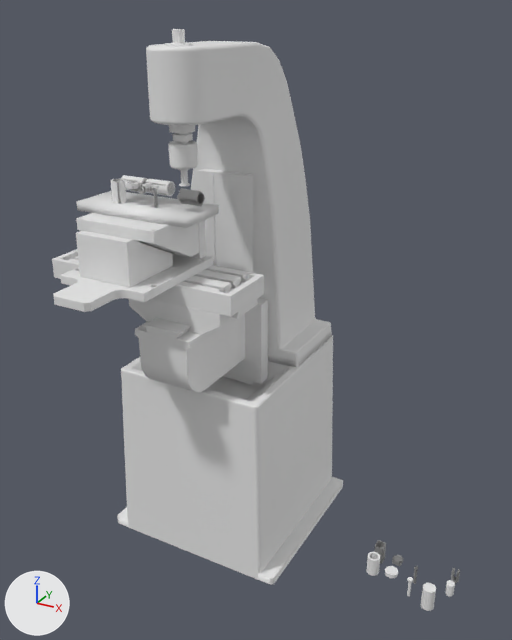
Before and after pictures for a commit that changed the Blender file CNC3Axis/CNC3Axis.blend.
Camera for both pictures: a 50 mm lens placed at (878.0, -1463.0, 1338.0), pointed at (134.0, -110.0, 661.0). The axes (+X, +Y, +Z) are drawn at lower left. The lights are the same throughout. The older version comes first. Both versions are drawn at frame 171 of the action 'Action'; the numbers are the values there.

The first picture shows 'AxisX', 'AxisY', 'AxisZ', 'AxisZ.Base', 'AxisZ.Base.B', 'Foil.Base', 'Kokubo.AxisZ', 'Kokubo.Base', 'Kokubo.Spindle', 'MillingBit.Cut' and 19 more.
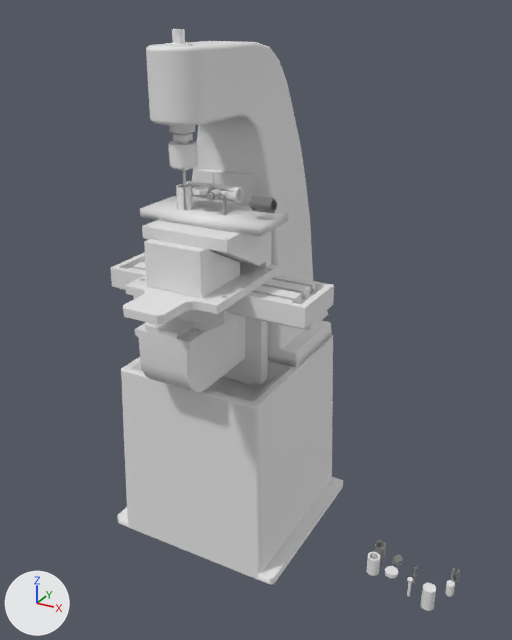
ob_axisz_group is not drawn itself; it is the parent of ob_axisz_base, ob_axisz, ob_axisz_base_b.
ob_foil_group is not drawn itself; it is the parent of ob_foil_base, ob_foil_a1, ob_foil_c1, ob_foil_ab1, ob_foil_ab2, ob_foil_b1, ob_product_c_001, ob_foil_d1.

Scene script edits in JSON lines:
```json
{"op": "set", "path": "ob_axisz_group.location", "old": "(-99.97, -105.0, 778.0)", "new": "(66.0, -86.0, 778.0)"}
{"op": "set", "path": "ob_axisz.location", "old": "(0.0, 0.0, 0.0)", "new": "(0.0, 0.0, 1.0)"}
{"op": "set", "path": "ob_axisx.location", "old": "(-100.0, -8.0, -30.0)", "new": "(66.0, 11.0, -30.0)"}
{"op": "set", "path": "ob_axisy.location", "old": "(0.0, -8.0, -30.0)", "new": "(0.0, 11.0, -30.0)"}
{"op": "add", "block": "ob_millingbit_cut", "code": "ob_millingbit_cut.hide_set(True)"}
{"op": "set", "path": "ob_foil_group.location", "old": "(-99.97, -233.0, 914.0)", "new": "(66.0, -214.0, 915.0)"}
```

Location of each change, [x1, y1, x2, y2] in pixels of the pictures (512 x 640 px):
```json
{"object": "AxisX", "change": "moved", "before": [52, 249, 264, 319], "after": [110, 252, 334, 331]}
{"object": "AxisZ.Base", "change": "moved", "before": [53, 220, 213, 312], "after": [123, 230, 279, 325]}
{"object": "AxisZ.Base.B", "change": "moved", "before": [76, 231, 173, 287], "after": [144, 239, 240, 298]}
{"object": "Foil.Base", "change": "moved", "before": [77, 191, 219, 228], "after": [140, 196, 288, 236]}
{"object": "AxisZ", "change": "moved", "before": [76, 213, 199, 257], "after": [142, 220, 266, 266]}
{"object": "AxisY", "change": "moved", "before": [129, 299, 232, 335], "after": [134, 296, 236, 331]}
{"object": "Product.A.002", "change": "moved", "before": [177, 188, 205, 206], "after": [249, 195, 277, 214]}
{"object": "Foil.A1", "change": "moved", "before": [110, 179, 127, 204], "after": [176, 184, 192, 211]}
{"object": "Foil.AB2", "change": "moved", "before": [145, 178, 175, 196], "after": [212, 184, 243, 203]}
{"object": "Foil.AB1", "change": "moved", "before": [121, 175, 147, 192], "after": [186, 181, 214, 198]}
{"object": "Foil.B1", "change": "moved", "before": [125, 181, 140, 189], "after": [192, 187, 208, 195]}
{"object": "Foil.D1", "change": "moved", "before": [138, 182, 153, 194], "after": [206, 189, 222, 200]}
{"object": "Product.C.001", "change": "moved", "before": [153, 188, 158, 208], "after": [223, 195, 227, 215]}
{"object": "MillingBit.Cut", "change": "hidden", "before": [179, 170, 190, 187]}
{"object": "Product.D.001", "change": "moved", "before": [138, 183, 153, 194], "after": [206, 189, 222, 201]}
{"object": "Product.A.001", "change": "moved", "before": [110, 179, 127, 204], "after": [176, 185, 191, 210]}
{"object": "Product.B.003", "change": "moved", "before": [164, 183, 175, 195], "after": [232, 190, 243, 201]}
{"object": "Foil.C1", "change": "moved", "before": [152, 185, 159, 208], "after": [221, 191, 228, 214]}
{"object": "Product.A.004", "change": "moved", "before": [145, 181, 164, 194], "after": [212, 187, 232, 201]}
{"object": "Product.A.003", "change": "moved", "before": [122, 178, 138, 191], "after": [188, 184, 204, 197], "on screen": "mostly hidden"}
{"object": "Product.B.001", "change": "moved", "before": [125, 181, 138, 189], "after": [195, 187, 206, 195]}
```
